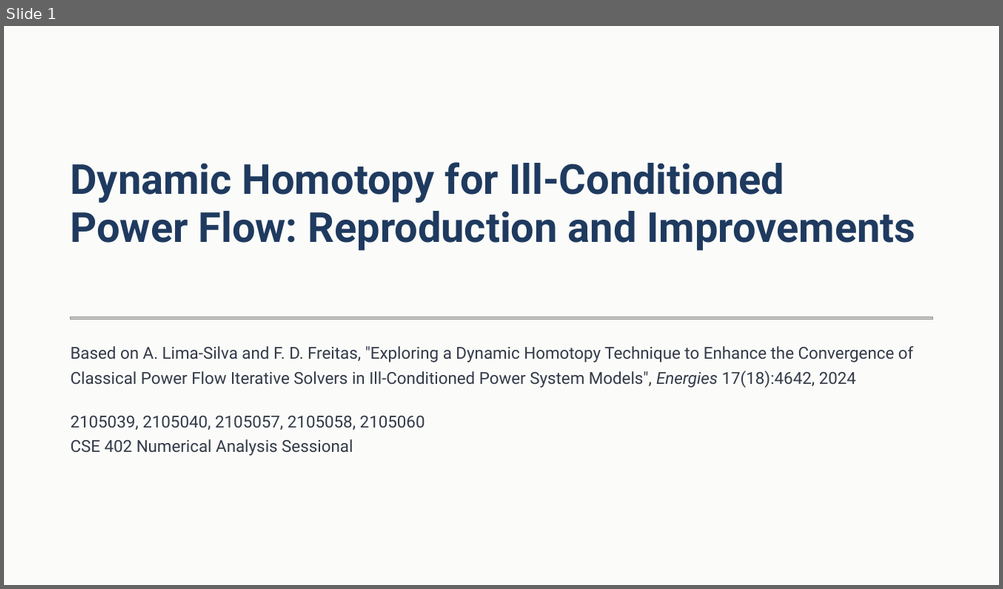
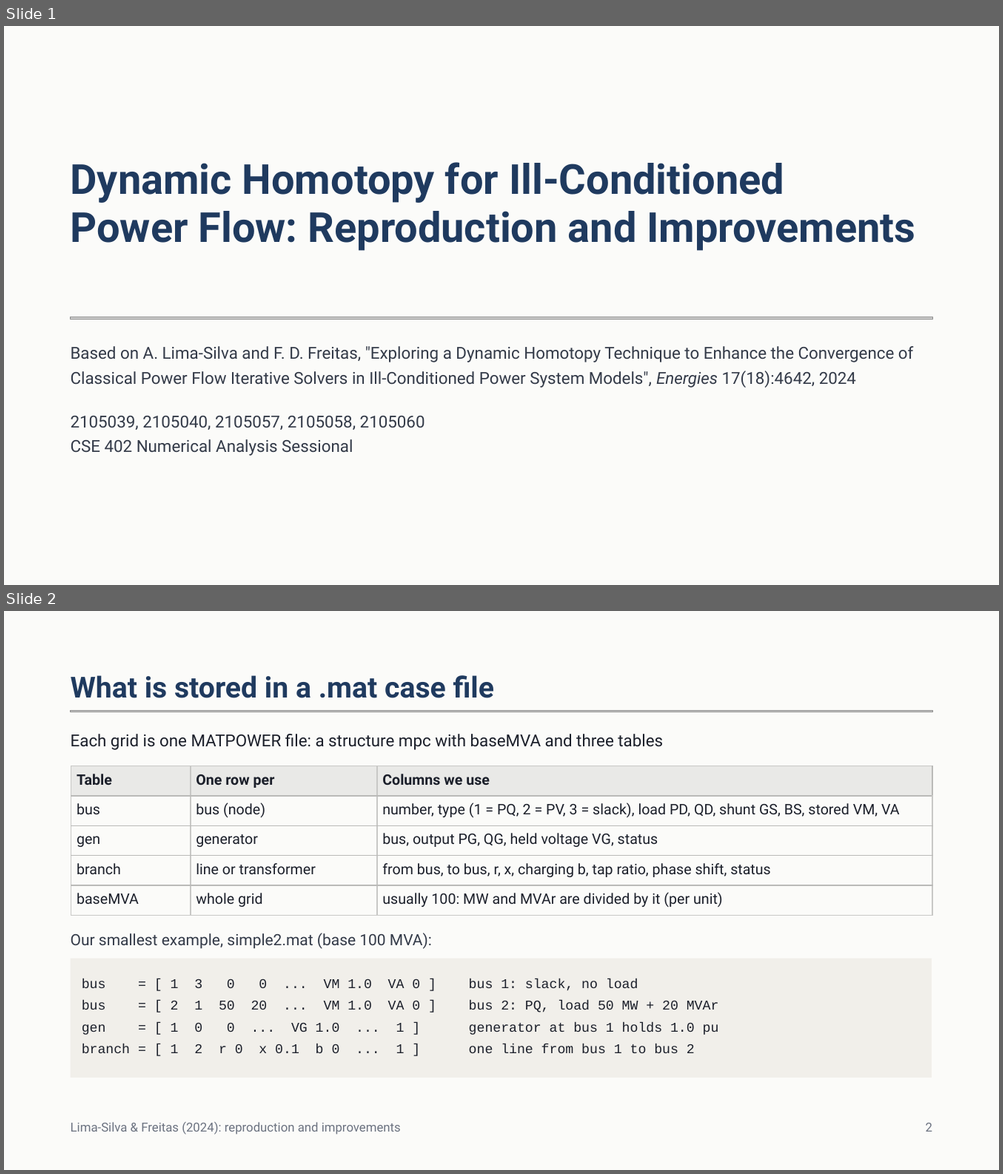
Before and after one commit to JonayedMohiuddin/NumericalAnalysisProject, a slide deck: presentation/Dynamic Homotopy Power Flow.pptx. Shown one above the other, each under a label of ours: slide 1 before the commit, slides 1 and 2 after it. The pictures are 1003x589 and 1003x1174 pixels, drawn with LibreOffice and Linux fonts; fonts in the diff are those of the drawing; grey boxes stand for pictures. Boxes give left, top, right and bottom in pixels: in the first picture for what was removed or moved away, otherwise in the second. Text is boxed around its words. In the diff, an @@ line names an element or a change of style, - is before the commit and + after.

Commit message:
Updated presentation slide

```diff
--- a/presentation/Dynamic Homotopy Power Flow.pptx
+++ b/presentation/Dynamic Homotopy Power Flow.pptx
@@ slide 2 added at (4, 611, 999, 1170), background #FBFBF9 @@
@@ text added at (71, 675, 494, 698), 28 pt, text #1F3A5F, bold @@
+What is stored in a .mat case file
@@ picture added at (71, 711, 933, 712) @@
@@ text added at (71, 734, 663, 750), 16 pt, text #1B1F2A @@
+Each grid is one MATPOWER file: a structure mpc with baseMVA and three tables
@@ table added at (71, 766, 932, 915), 5 rows, 3 columns @@
+Table | One row per | Columns we use
+bus | bus (node) | number, type (1 = PQ, 2 = PV, 3 = slack), load PD, QD, shunt GS, BS, stored VM, VA
+gen | generator | bus, output PG, QG, held voltage VG, status
+branch | line or transformer | from bus, to bus, r, x, charging b, tap ratio, phase shift, status
+baseMVA | whole grid | usually 100: MW and MVAr are divided by it (per unit)
@@ text added at (71, 933, 432, 949), 15 pt, text #333A48 @@
+Our smallest example, simple2.mat (base 100 MVA):
@@ rectangle added at (71, 959, 931, 1078), fill #F1EFEA, 13 pt, text #1B1F2A @@
+bus = [ 1 3 0 0 ... VM 1.0 VA 0 ] bus 1: slack, no load
+bus = [ 2 1 50 20 ... VM 1.0 VA 0 ] bus 2: PQ, load 50 MW + 20 MVAr
+gen = [ 1 0 0 ... VG 1.0 ... 1 ] generator at bus 1 holds 1.0 pu
+branch = [ 1 2 r 0 x 0.1 b 0 ... 1 ] one line from bus 1 to bus 2
@@ text added at (71, 1122, 401, 1135), 12 pt, text #6B7280 @@
+Lima-Silva & Freitas (2024): reproduction and improvements
@@ text added at (925, 1123, 932, 1132), 12 pt, text #6B7280 @@
+2
```
Also in this commit, not shown: 16 slides changed, 5 other slides added, 1 slide removed, 1 other file.
